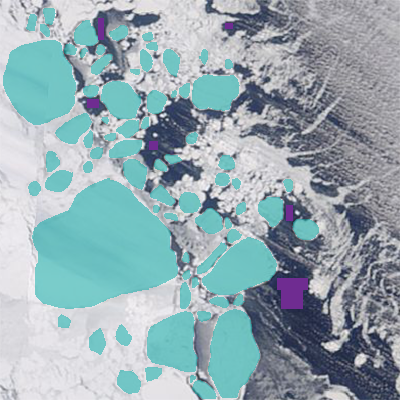
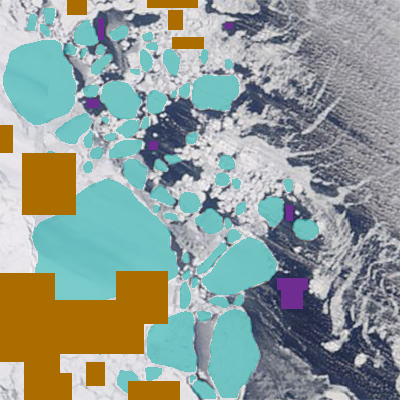
Before/after of a 400px x 400px layered artwork. What changed in the layer stack:
added layer "ice samples" (2nd of 2) above "water samples" over bbox(0, 0, 204, 400)
